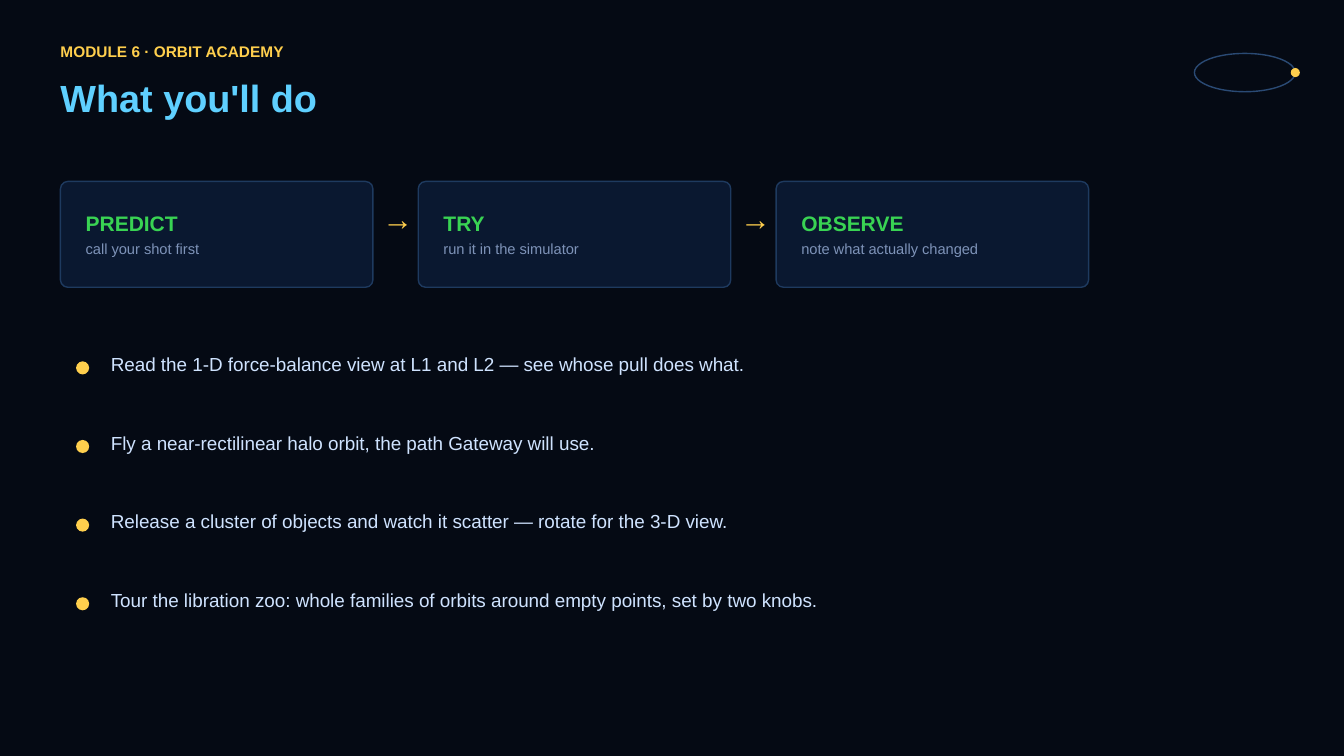
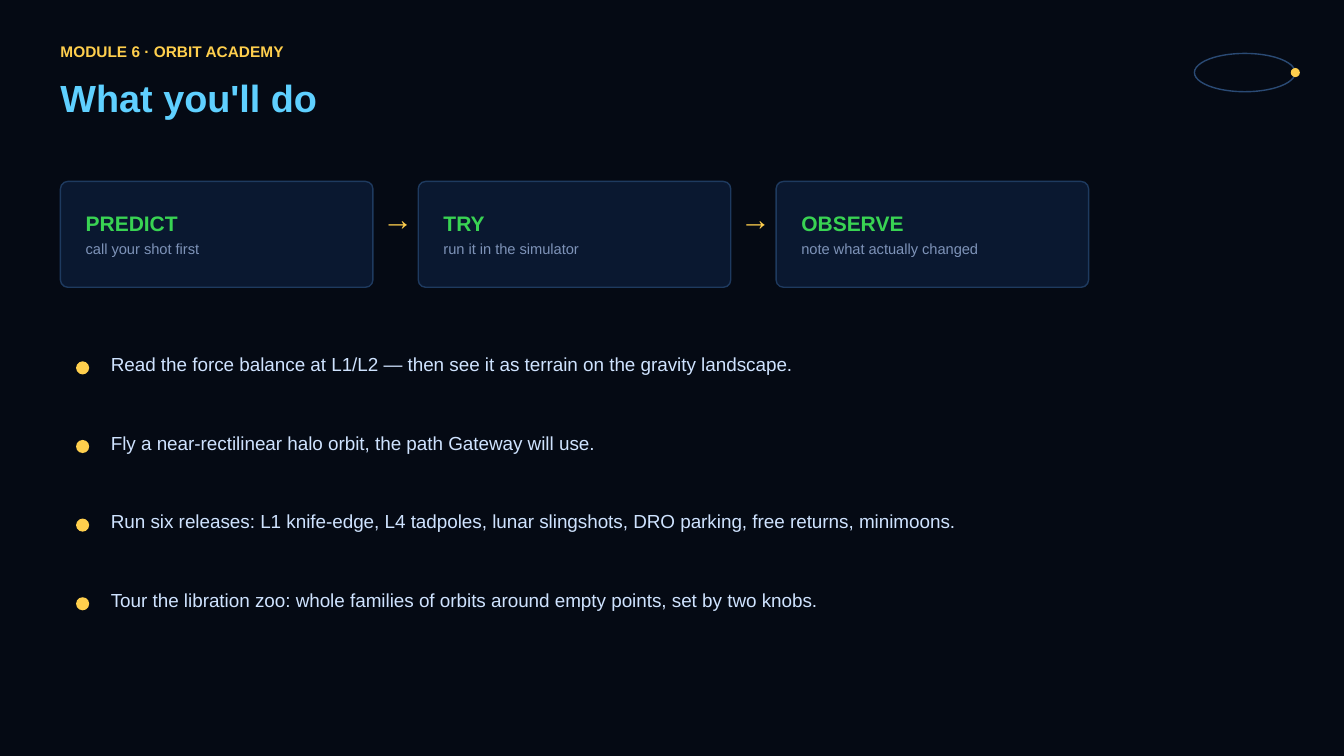
Before and after one commit to JASONSS26/orbit-academy, a slide deck: slide 7 of slides/module6.pptx. Drawn at 1344x756 pixels with LibreOffice and Linux fonts; fonts in the diff are those of the drawing. Boxes give left, top, right and bottom in pixels: in the first picture for what was removed or moved away, otherwise in the second. Text is boxed around its words. In the diff, an @@ line names an element or a change of style, - is before the commit and + after.

```diff
--- a/slides/module6.pptx
+++ b/slides/module6.pptx
@@ text at (111, 357, 792, 375): text changed @@
-Read the 1-D force-balance view at L1 and L2 — see whose pull does what.
+Read the force balance at L1/L2 — then see it as terrain on the gravity landscape.
@@ text at (111, 514, 955, 532): text changed @@
-Release a cluster of objects and watch it scatter — rotate for the 3-D view.
+Run six releases: L1 knife-edge, L4 tadpoles, lunar slingshots, DRO parking, free returns, minimoons.
```
Also in this commit, not shown: 1 other slide changed, 2 other files.
